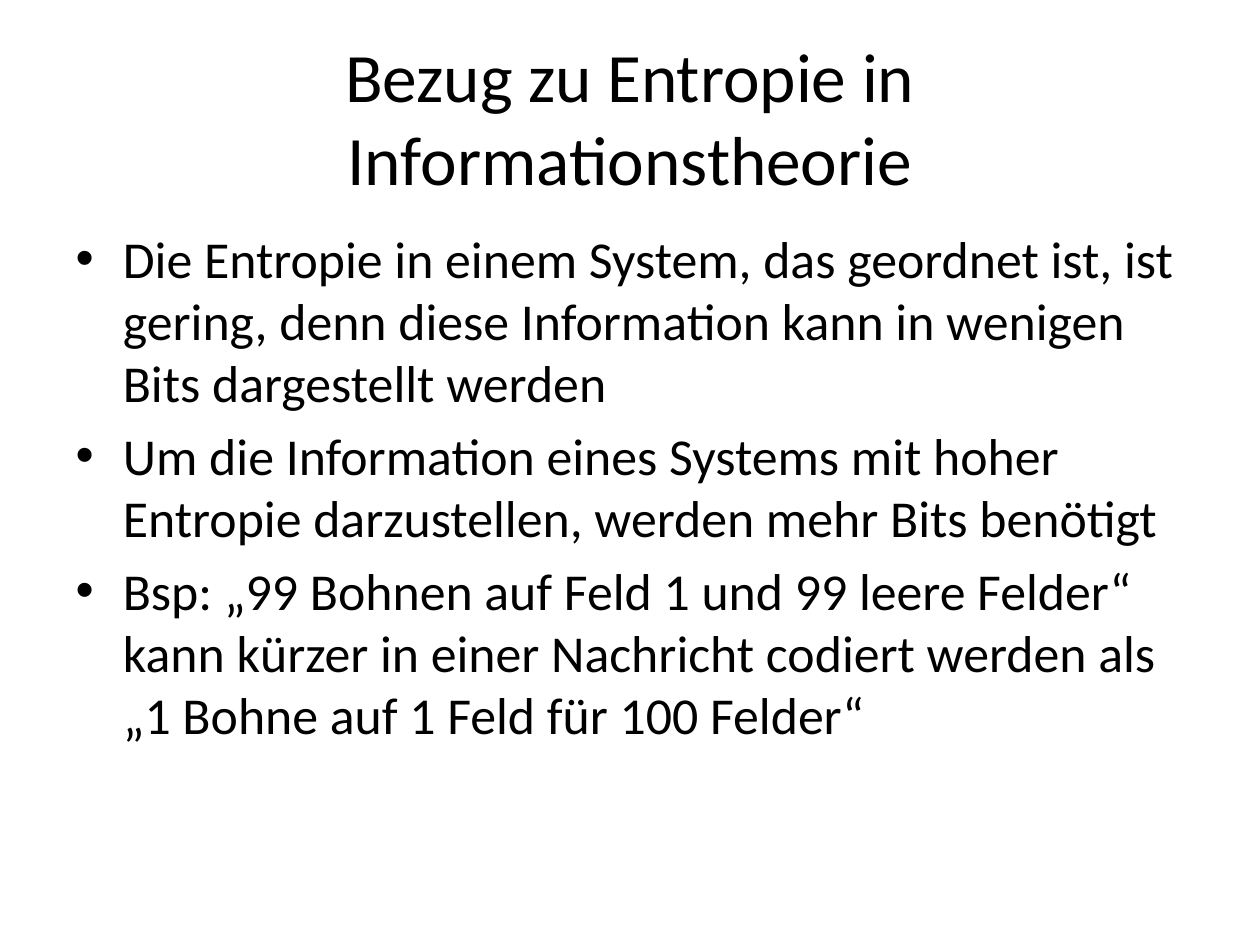
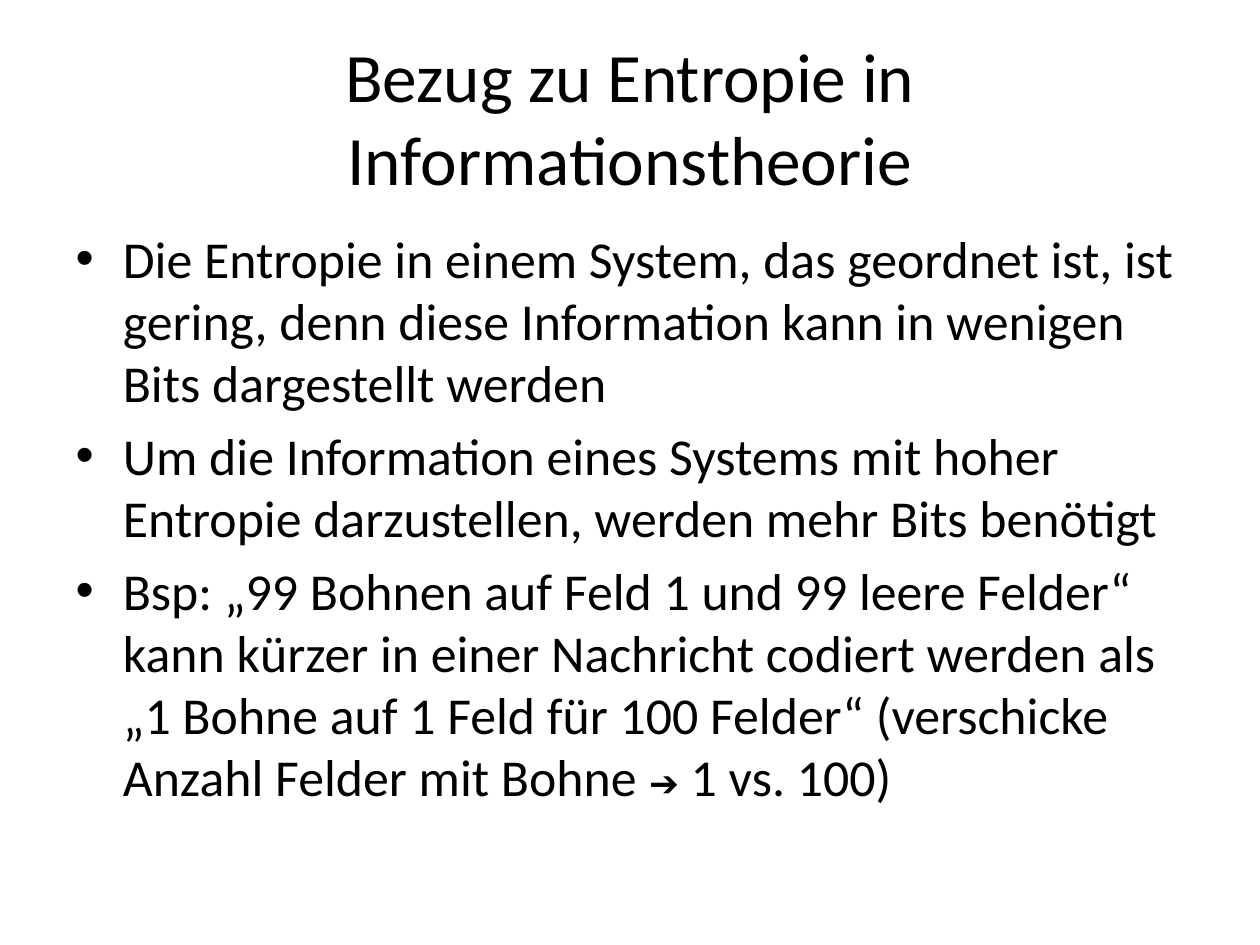
Before and after one commit to SOAS-Uni-Augsburg/ws16-17-group-13, a slide deck: slide 18 of Blatt03/Aufgabe02/entropie-doku.pptx. Drawn at 1260x945 pixels with LibreOffice and Linux fonts; fonts in the diff are those of the drawing. Boxes give left, top, right and bottom in pixels: in the first picture for what was removed or moved away, otherwise in the second. Text is boxed around its words. In the diff, an @@ line names an element or a change of style, - is before the commit and + after.

Commit message:
Updates entropie-doku

```diff
--- a/Blatt03/Aufgabe02/entropie-doku.pptx
+++ b/Blatt03/Aufgabe02/entropie-doku.pptx
@@ text at <box>123,573,1155,803</box>: text changed @@
-• Bsp: „99 Bohnen auf Feld 1 und 99 leere Felder“ kann kürzer in einer Nachricht codiert werden als „1 Bohne auf 1 Feld für 100 Felder“
+• Bsp: „99 Bohnen auf Feld 1 und 99 leere Felder“ kann kürzer in einer Nachricht codiert werden als „1 Bohne auf 1 Feld für 100 Felder“ (verschicke Anzahl Felder mit Bohne ➔ 1 vs. 100)
```
